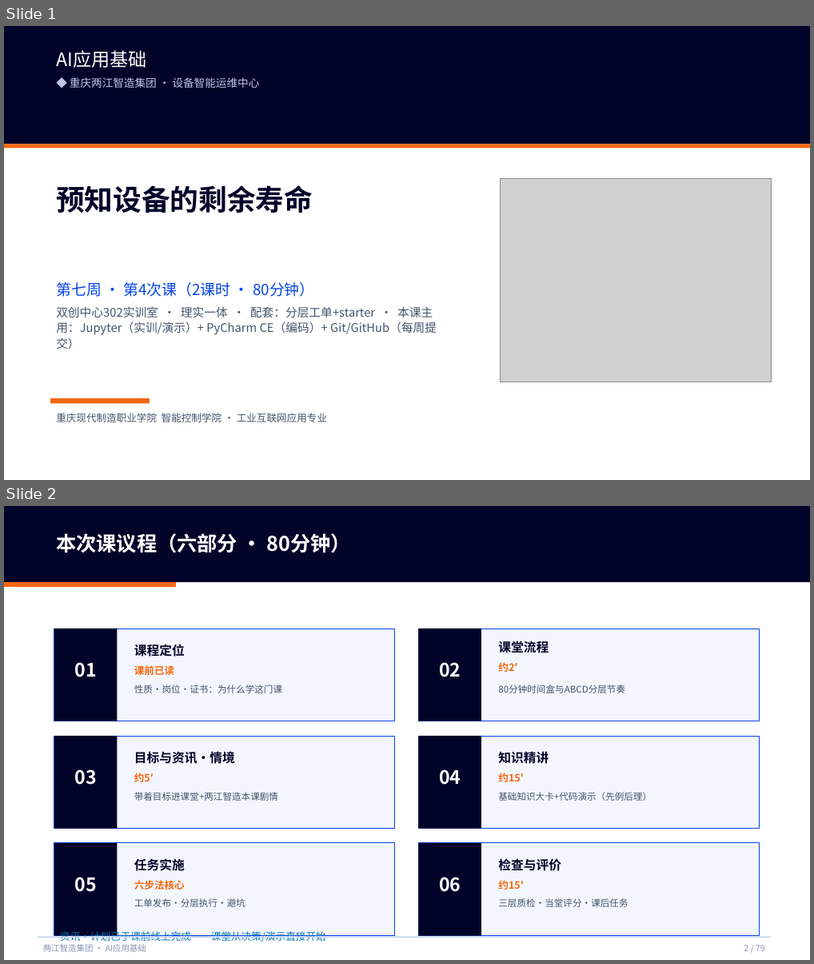
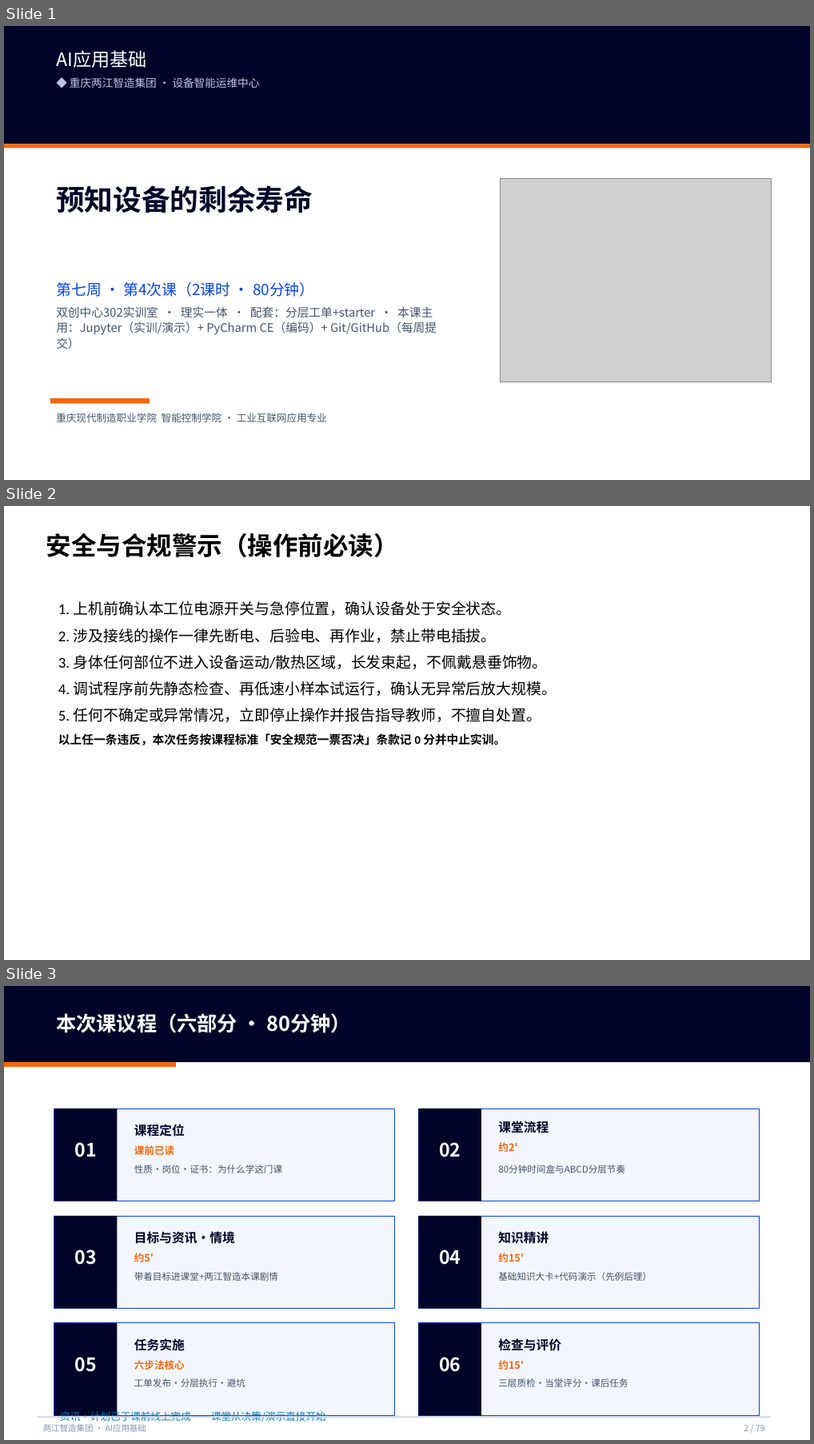
Before and after one commit to tianqiongenze/ai-application-foundations, a slide deck: 授课PPT/W07-第4次课-预知设备的剩余寿命.pptx. Shown one above the other, each under a label of ours: slides 1 and 2 before the commit, slides 1, 2 and 3 after it. The pictures are 814x964 and 814x1444 pixels, drawn with LibreOffice and Linux fonts; fonts in the diff are those of the drawing; grey boxes stand for pictures. Boxes give left, top, right and bottom in pixels: in the first picture for what was removed or moved away, otherwise in the second. Text is boxed around its words. In the diff, an @@ line names an element or a change of style, - is before the commit and + after.

```diff
--- a/授课PPT/W07-第4次课-预知设备的剩余寿命.pptx
+++ b/授课PPT/W07-第4次课-预知设备的剩余寿命.pptx
@@ slide 2 added at (4, 506, 810, 960), background #FFFFFF @@
@@ text added at (46, 533, 399, 557), 30 pt, text #000000, bold @@
+安全与合规警示（操作前必读）
@@ text added at (58, 601, 558, 745), 18 pt, text #000000 @@
+1. 上机前确认本工位电源开关与急停位置，确认设备处于安全状态。
+2. 涉及接线的操作一律先断电、后验电、再作业，禁止带电插拔。
+3. 身体任何部位不进入设备运动/散热区域，长发束起，不佩戴悬垂饰物。
+4. 调试程序前先静态检查、再低速小样本试运行，确认无异常后放大规模。
+5. 任何不确定或异常情况，立即停止操作并报告指导教师，不擅自处置。
+以上任一条违反，本次任务按课程标准「安全规范一票否决」条款记 0 分并中止实训。
@@ what was slide 2 is now slide 3 @@
```
Also in this commit, not shown: 2 other slides added, 48 other files.
